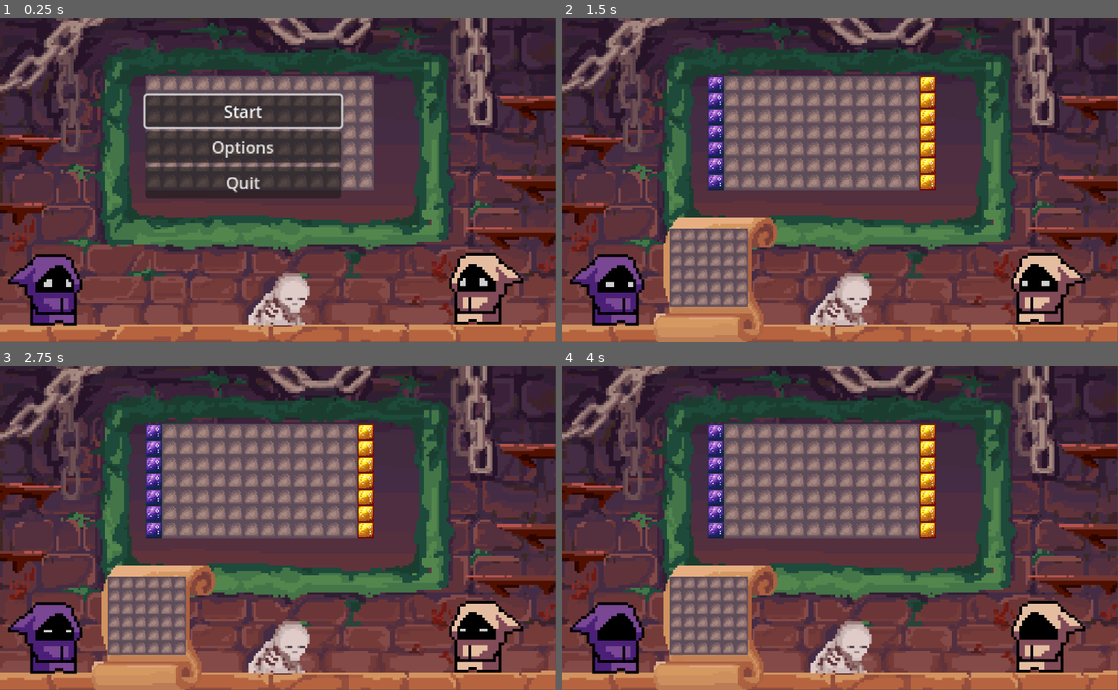
Above: before the commit, frames 1-4 (two rows, left to right).
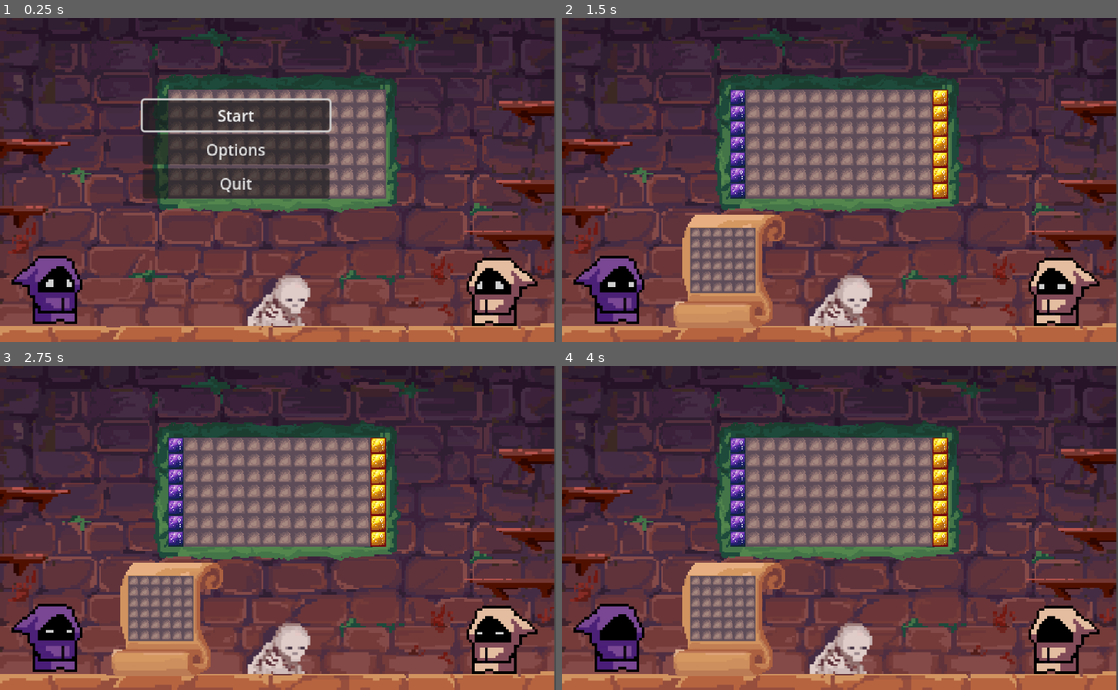
Above: after the commit, the same moments.

Repository: Coffin-Likker/tetrarcana
Game: Godot game, scene res://scenes/main.tscn
The game is run twice, just before and just after one commit, with the same random seed, the same clock (stepped at 60 frames per second) and the same inputs.
Inputs (mouse positions are in pixels of both pictures, inside the frame that each line leads up to):
- Up to frame 1 (0.25 s): no input
- Up to frame 2 (1.5 s): click "Start" at 0.5 s; tap Enter (place_piece) at 1.25, 1.35 s; move the mouse to (962, 163) at 1.27 s; hold Right (ui_right) from 1.28 s (still down); click (962, 163) at 1.42 s
- Up to frame 3 (2.75 s): move the mouse to (166, 544) at 2.02 s; release Right (ui_right) at 2.03 s; hold Down (ui_down) from 2.03 s (still down); tap E (rotate_clockwise) at 2.1 s
- Up to frame 4 (4 s): move the mouse to (895, 456) at 2.77 s; release Down (ui_down) at 2.78 s; hold Right (ui_right) 2.78-3.53 s; tap Q (rotate_counterclockwise) at 2.85 s; move the mouse to (812, 592) at 3.52 s; hold Up (ui_up) from 3.53 s (still down); tap R at 3.6 s; click (812, 592) at 3.67 s

The runs differ from the first frame. In frame 1, 43% of the frame differs, in the area x 0-100%, y 0-100%; in frame 2, 49%; in frame 3, 49%; in frame 4, 49%.

Commit message:
Background Update
should allow things to be placed more easily

Diff:
--- a/scenes/combination_board.tscn
+++ b/scenes/combination_board.tscn
@@ -33,8 +33,8 @@
 script = ExtResource("1_3o7wy")
 
 [node name="Sprite2D" type="Sprite2D" parent="."]
-position = Vector2(62, 62)
-scale = Vector2(2.4, 2.4)
+position = Vector2(64, 63)
+scale = Vector2(2.6, 2.6)
 texture = ExtResource("2_lltnc")
 
 [node name="CombinationMap" type="TileMap" parent="."]
--- a/scenes/main.tscn
+++ b/scenes/main.tscn
@@ -1,9 +1,10 @@
-[gd_scene load_steps=18 format=3 uid="uid://cuqf4g5w6qaee"]
+[gd_scene load_steps=19 format=3 uid="uid://cuqf4g5w6qaee"]
 
+[ext_resource type="Texture2D" uid="uid://b53hxhtmdyc4e" path="res://assets/background/gamebackgroundnotimer_final.png" id="1_ipjdu"]
 [ext_resource type="PackedScene" uid="uid://c6x3w78dh2e2n" path="res://scenes/game_manager.tscn" id="1_nw6i7"]
+[ext_resource type="Texture2D" uid="uid://ceovmdofy75v6" path="res://assets/background/gamemossframe_final.png" id="2_ppq26"]
 [ext_resource type="PackedScene" uid="uid://bqwy0lc55ksab" path="res://scenes/menu-scenes/MenuManager.tscn" id="3_5h8my"]
 [ext_resource type="AudioStream" uid="uid://bsgbnig6a5at6" path="res://assets/sfx/options/8bitmelody2_1.wav" id="4_pt58o"]
-[ext_resource type="Texture2D" uid="uid://ctqil11mpfnrn" path="res://assets/backboard_final.png" id="5_4b1q4"]
 [ext_resource type="AudioStream" uid="uid://ufkvsfl3gx4j" path="res://assets/sfx/options/8bitmelody2_2.wav" id="5_lqfon"]
 [ext_resource type="AudioStream" uid="uid://on5nwbtnx5ak" path="res://assets/sfx/options/8bitmelody2_3.wav" id="6_fiwq6"]
 [ext_resource type="AudioStream" uid="uid://p4lye24smaiy" path="res://assets/sfx/options/8bitmelody2_4.wav" id="7_uqsw5"]
@@ -20,11 +21,26 @@
 
 [node name="Main" type="Node2D"]
 
+[node name="Background" type="Node2D" parent="."]
+
+[node name="Wall-shelves-floor" type="TextureRect" parent="Background"]
+offset_right = 570.0
+offset_bottom = 334.0
+texture = ExtResource("1_ipjdu")
+
+[node name="Moss" type="TextureRect" parent="Background"]
+offset_left = 85.0
+offset_top = 33.0
+offset_right = 485.0
+offset_bottom = 271.0
+scale = Vector2(1, 0.97)
+texture = ExtResource("2_ppq26")
+
 [node name="GameManager" parent="." instance=ExtResource("1_nw6i7")]
 position = Vector2(-1, 0)
 
 [node name="TileMap" parent="GameManager" index="0"]
-position = Vector2(148, 66)
+position = Vector2(174, 74)
 
 [node name="MovePieceSound" type="AudioStreamPlayer" parent="GameManager/TileMap" index="0"]
 stream = ExtResource("4_pt58o")
@@ -75,18 +91,18 @@
 volume_db = -10.0
 
 [node name="CombinationBoardP1" parent="GameManager" index="1"]
-offset_left = 111.0
+offset_left = 133.0
 offset_top = 216.0
-offset_right = 111.0
+offset_right = 133.0
 offset_bottom = 216.0
-scale = Vector2(0.8, 0.8)
+scale = Vector2(0.7, 0.7)
 
 [node name="CombinationBoardP2" parent="GameManager" index="2"]
-offset_left = 339.0
-offset_top = 216.0
-offset_right = 340.6
-offset_bottom = 216.0
-scale = Vector2(0.8, 0.8)
+offset_left = 370.0
+offset_top = 218.0
+offset_right = 370.0
+offset_bottom = 218.0
+scale = Vector2(0.7, 0.7)
 
 [node name="Sprite2D" parent="GameManager/CombinationBoardP2" index="0"]
 position = Vector2(34, 62)
@@ -157,23 +173,16 @@
 volume_db = -10.0
 
 [node name="LightCharacter" parent="." instance=ExtResource("15_haxvt")]
-position = Vector2(480, 275)
+position = Vector2(515, 282)
 scale = Vector2(2.7, 2.7)
 
 [node name="ShadowCharacter" parent="." instance=ExtResource("16_bky40")]
-position = Vector2(50, 272)
+position = Vector2(50, 276)
 scale = Vector2(2.7, 2.7)
 
-[node name="BoardMockup" type="Sprite2D" parent="."]
-z_index = -1
-position = Vector2(2, 2)
-scale = Vector2(0.73, 0.73)
-texture = ExtResource("5_4b1q4")
-centered = false
-
 [node name="Camera2D" type="Camera2D" parent="."]
-position = Vector2(277, 168)
-zoom = Vector2(4.4, 4.4)
+position = Vector2(286, 167)
+zoom = Vector2(4.2, 4.2)
 
 [editable path="GameManager"]
 [editable path="GameManager/CombinationBoardP1"]
Binary file removed: assets/backboard_final.png
Binary file added: assets/background/gamebackgroundnotimer_final.png
Not shown, changed: assets/background/gamebackgroundnotimer_final.png.import
Binary file added: assets/background/gamemossframe_final.png
Not shown, changed: assets/background/gamemossframe_final.png.import
Binary file removed: assets/board_mockup.jpg
